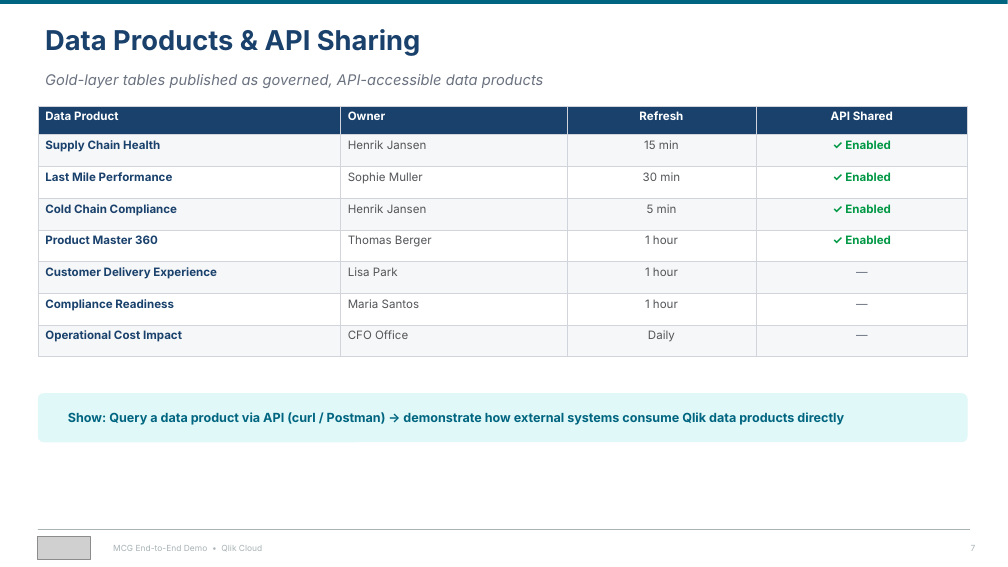
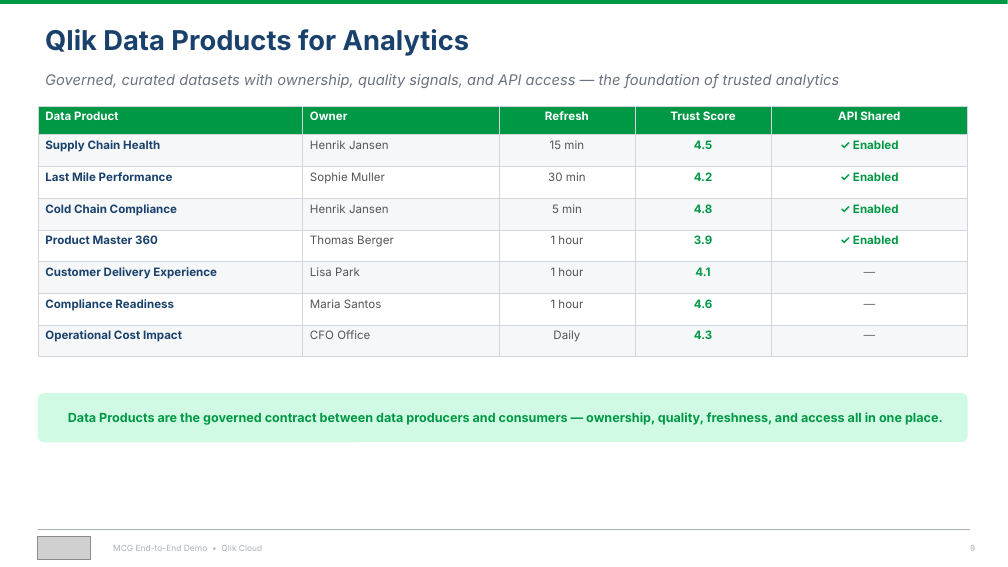
Before and after one commit to robertschoenfeldqlik/meridan_retail_group_qlik_demo_assets, a slide deck: slide 9 of MCG_Demo_Overview_Four_Stories.pptx (slide 7 before the commit). Drawn at 1008x567 pixels with LibreOffice and Linux fonts; fonts in the diff are those of the drawing; grey boxes stand for pictures. Boxes give left, top, right and bottom in pixels: in the first picture for what was removed or moved away, otherwise in the second. Text is boxed around its words. In the diff, an @@ line names an element or a change of style, - is before the commit and + after.

```diff
--- a/MCG_Demo_Overview_Four_Stories.pptx
+++ b/MCG_Demo_Overview_Four_Stories.pptx
@@ rectangle at (x1=0, y1=0, x2=1008, y2=4): fill #006580 to #009845 @@
@@ text at (x1=45, y1=29, x2=469, y2=56): text changed @@
-Data Products & API Sharing
+Qlik Data Products for Analytics
@@ text at (x1=45, y1=74, x2=839, y2=88): text changed @@
-Gold-layer tables published as governed, API-accessible data products
+Governed, curated datasets with ownership, quality signals, and API access — the foundation of trusted analytics
@@ table at (x1=38, y1=106, x2=968, y2=346) @@
+column 4: Trust Score | 4.5 | 4.2 | 4.8 | 3.9 | 4.1 | 4.6 | 4.3
@@ rounded rectangle at (x1=38, y1=393, x2=968, y2=442): fill #E0F8F7 to #D1FAE5 @@
@@ text at (x1=68, y1=412, x2=943, y2=425): text changed; text colour #006580 to #009845 @@
-Show: Query a data product via API (curl / Postman) → demonstrate how external systems consume Qlik data products directly
+Data Products are the governed contract between data producers and consumers — ownership, quality, freshness, and access all in one place.
```
Also in this commit, not shown: 6 other slides changed.
